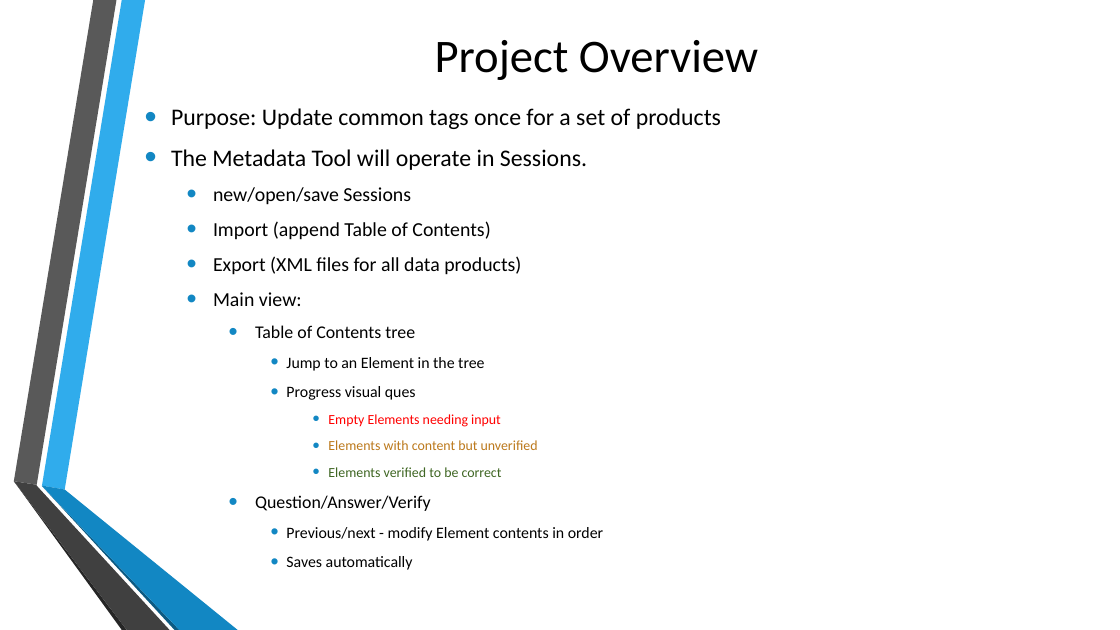
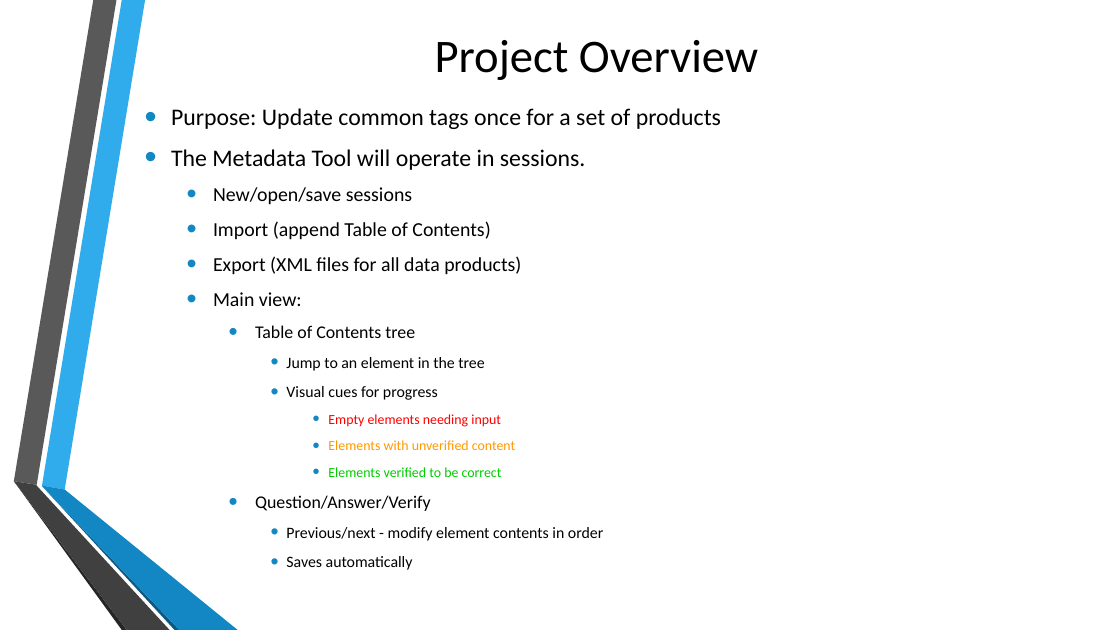
Before and after one commit to NMSU-SDev/team-FE, a slide deck: slide 2 of trunk/docs/TeamFE-ArchPresentation.pptx. Drawn at 1120x630 pixels with LibreOffice and Linux fonts; fonts in the diff are those of the drawing; background and template pictures are left out. Boxes give left, top, right and bottom in pixels: in the first picture for what was removed or moved away, otherwise in the second. Text is boxed around its words. In the diff, an @@ line names an element or a change of style, - is before the commit and + after.

```diff
--- a/trunk/docs/TeamFE-ArchPresentation.pptx
+++ b/trunk/docs/TeamFE-ArchPresentation.pptx
@@ text at (171, 149, 586, 205): text changed @@
-• The Metadata Tool will operate in Sessions.
-  • new/open/save Sessions
+• The Metadata Tool will operate in sessions.
+  • New/open/save sessions
@@ text at (286, 357, 515, 450): text changed @@
-      • Jump to an Element in the tree
-      • Progress visual ques
-        • Empty Elements needing input
-        • Elements with content but unverified
+      • Jump to an element in the tree
+      • Visual cues for progress
+        • Empty elements needing input
+        • Elements with unverified content
@@ text at (328, 467, 502, 477): text colour #3F6623 to #00CC00 in "Elements verified to be correct" @@
@@ text at (286, 527, 603, 541): text changed @@
-      • Previous/next - modify Element contents in order
+      • Previous/next - modify element contents in order
```
Also in this commit, not shown: 4 other slides changed, 1 other file.
